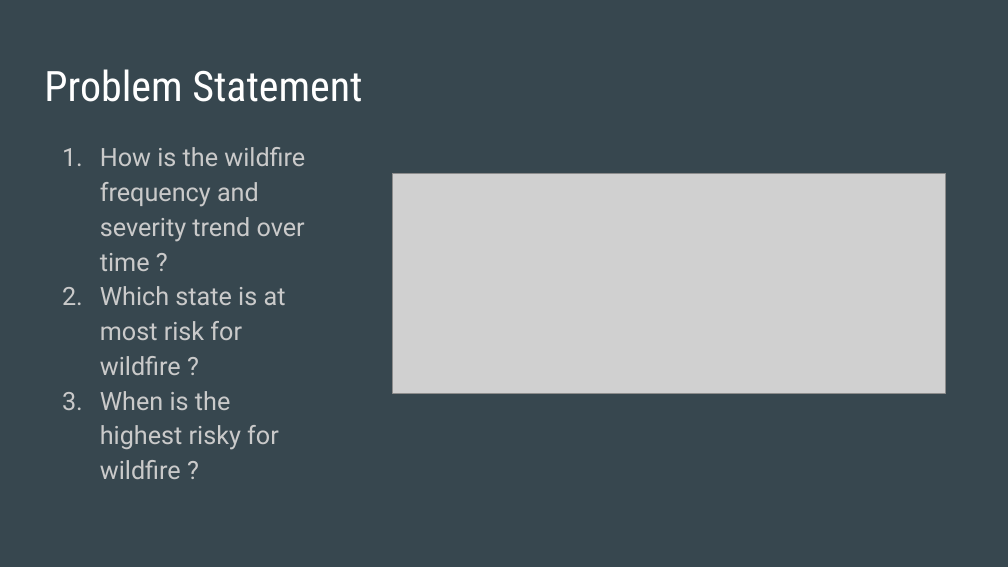
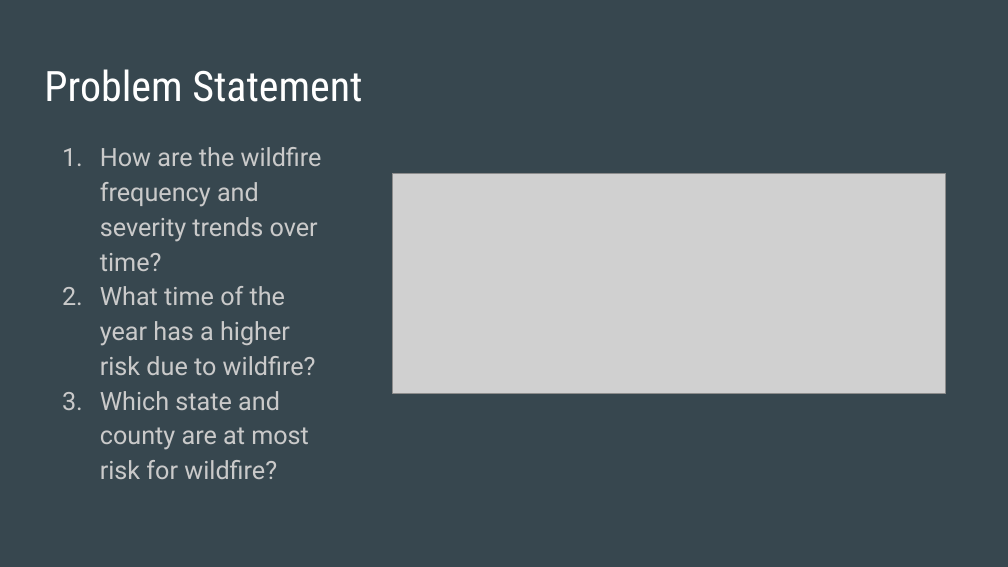
Before and after one commit to Firewatch-DTSC5301/wildfire, a slide deck: slide 3 of Firewatch_Presentation.pptx. Drawn at 1008x567 pixels with LibreOffice and Linux fonts; fonts in the diff are those of the drawing; grey boxes stand for pictures. Boxes give left, top, right and bottom in pixels: in the first picture for what was removed or moved away, otherwise in the second. Text is boxed around its words. In the diff, an @@ line names an element or a change of style, - is before the commit and + after.

Commit message:
Final version of powerpoint

```diff
--- a/Firewatch_Presentation.pptx
+++ b/Firewatch_Presentation.pptx
@@ text at (100, 147, 322, 479): text changed @@
-1. How is the wildfire frequency and severity trend over time ?
-2. Which state is at most risk for wildfire ?
-3. When is the highest risky for wildfire ?
+1. How are the wildfire frequency and severity trends over time?
+2. What time of the year has a higher risk due to wildfire?
+3. Which state and county are at most risk for wildfire?
```
Also in this commit, not shown: 6 other slides changed, 4 slides added, 2 slides removed.
